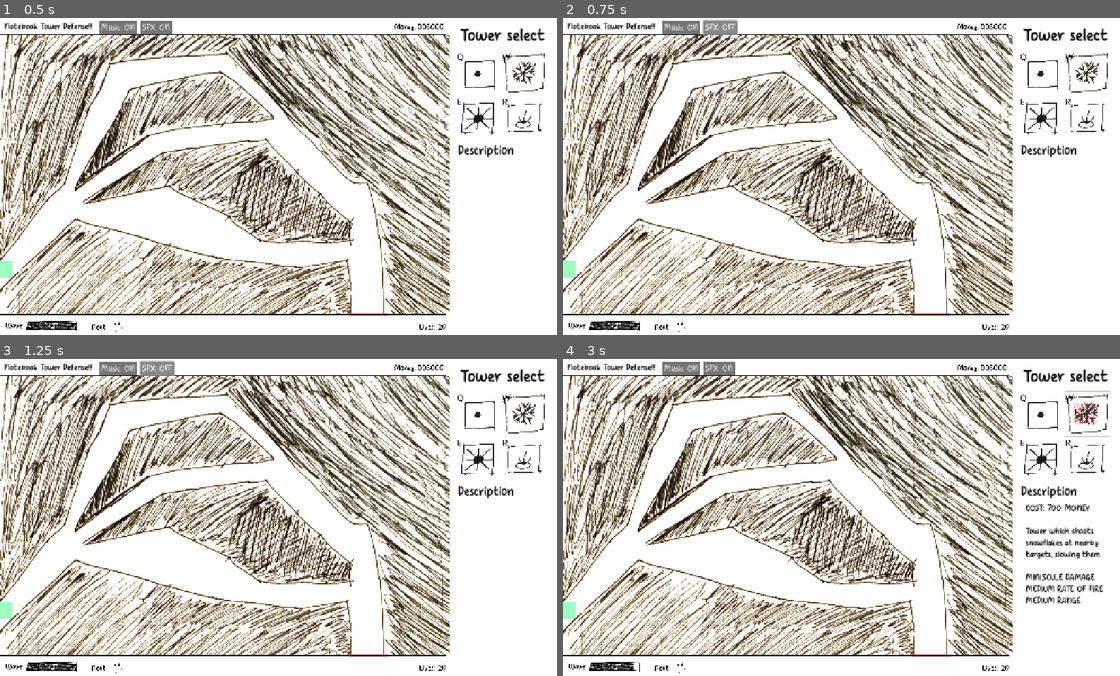
Above: before the commit, frames 1-4 (two rows, left to right).
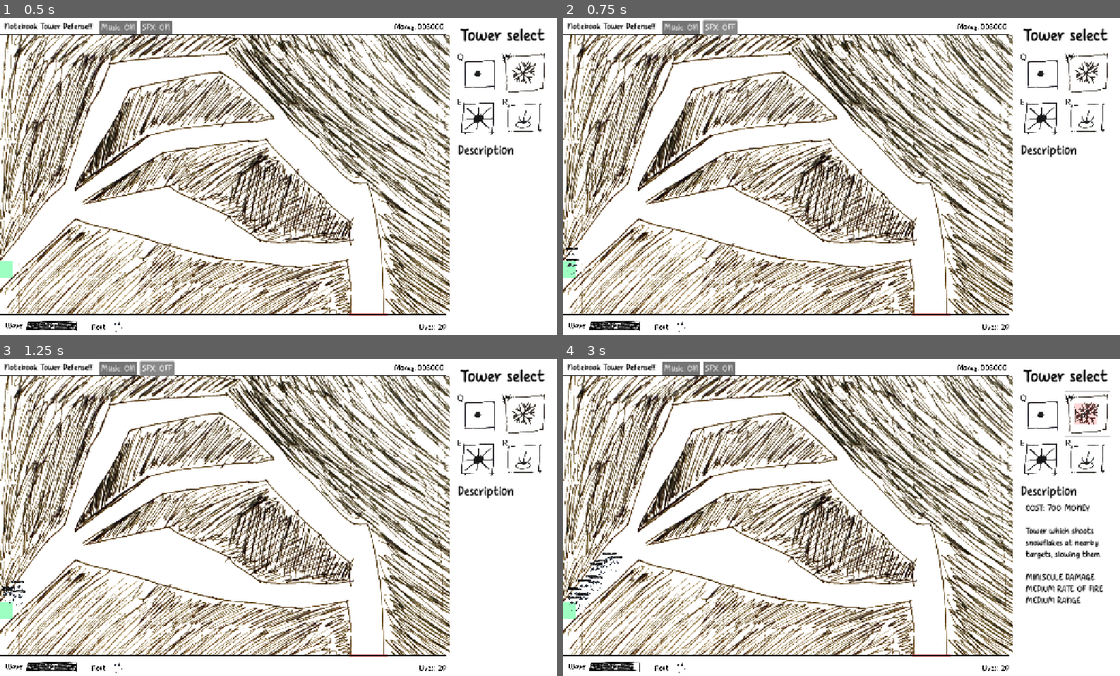
Above: after the commit, the same moments.

Repository: OzuYatamutsu/notebook-tower-defense
Game: Godot game, scene res://levels/level_splits.tscn
Same seed, same stepped clock (60 frames per second), same inputs: the game is played once before the commit and once after it. This scene is started directly instead of the project's main scene. Sound files missing from this copy of the repository are replaced by a short silence.
Inputs:
- Up to frame 1 (0.5 s): no input
- Up to frame 2 (0.75 s): click "SFX: ON" at 0.5 s
- Up to frame 3 (1.25 s): no input
- Up to frame 4 (3 s): click "SFX: OFF" at 1.25 s; click "Q" at 2 s; click "W" at 2.75 s

Frame 1 is identical in both runs. In frame 2, less than 0.1% of the frame differs, in the area x 0-3%, y 72-81%; in frame 3, 0.1%; in frame 4, 0.3%, in the area x 0-11%, y 61-80%.
Error before the commit: Assertion failed: Mobs must have a series of Path2Ds to follow under mobs node! (res://components/mobs_parent.gd:9)

Commit message:
Adjust levels_splits mob pathing

Diff:
--- a/levels/level_splits.tscn
+++ b/levels/level_splits.tscn
@@ -1,9 +1,63 @@
-[gd_scene load_steps=5 format=3 uid="uid://dhhyopnrvl8dt"]
+[gd_scene load_steps=14 format=3 uid="uid://dhhyopnrvl8dt"]
 
 [ext_resource type="Script" uid="uid://djnrcdurf7tu" path="res://levels/level_splits.gd" id="1_k8t1y"]
 [ext_resource type="PackedScene" uid="uid://dhs0soxiwf4lb" path="res://components/ui.tscn" id="2_ka6gn"]
 [ext_resource type="PackedScene" uid="uid://d4lsbppo6u3fq" path="res://components/level_viewport.tscn" id="3_s65yq"]
 [ext_resource type="Texture2D" uid="uid://y4wudm7jc41m" path="res://levels/map_splits_layout.png" id="4_k8t1y"]
+
+[sub_resource type="Curve2D" id="Curve2D_k8t1y"]
+_data = {
+"points": PackedVector2Array(0, 0, 0, 0, 180, 11400, 0, 0, 0, 0, 1620, 9940, 0, 0, 0, 0, 3080, 8460, 0, 0, 0, 0, 3320, 7320, 0, 0, 0, 0, 4160, 5320, 0, 0, 0, 0, 5340, 3340, 0, 0, 0, 0, 6620, 2480, 0, 0, 0, 0, 8860, 2260, 0, 0, 0, 0, 10240, 2160, 0, 0, 0, 0, 11360, 2980, 0, 0, 0, 0, 12800, 4580, 0, 0, 0, 0, 14300, 6580, 0, 0, 0, 0, 16500, 8600, 0, 0, 0, 0, 16720, 13460, 0, 0, 0, 0, 16720, 14020)
+}
+point_count = 15
+
+[sub_resource type="Curve2D" id="Curve2D_ka6gn"]
+_data = {
+"points": PackedVector2Array(0, 0, 0, 0, 200, 11400, 0, 0, 0, 0, 1920, 9740, 0, 0, 0, 0, 3520, 8040, 0, 0, 0, 0, 6800, 5960, 0, 0, 0, 0, 8740, 5420, 0, 0, 0, 0, 12180, 5000, 0, 0, 0, 0, 13560, 5980, 0, 0, 0, 0, 16360, 8760, 0, 0, 0, 0, 16520, 11660, 0, 0, 0, 0, 16780, 14040)
+}
+point_count = 10
+
+[sub_resource type="Curve2D" id="Curve2D_s65yq"]
+_data = {
+"points": PackedVector2Array(0, 0, 0, 0, 180, 11400, 0, 0, 0, 0, 3040, 8660, 0, 0, 0, 0, 3960, 9120, 0, 0, 0, 0, 6320, 9420, 0, 0, 0, 0, 8620, 9880, 0, 0, 0, 0, 10800, 10500, 0, 0, 0, 0, 13460, 11020, 0, 0, 0, 0, 15840, 10660, 0, 0, 0, 0, 16600, 10620, 0, 0, 0, 0, 16700, 13460, 0, 0, 0, 0, 16700, 13980)
+}
+point_count = 11
+
+[sub_resource type="Curve2D" id="Curve2D_m7u1y"]
+_data = {
+"points": PackedVector2Array(0, 0, 0, 0, 200, 11460, 0, 0, 0, 0, 3200, 8420, 0, 0, 0, 0, 3180, 7660, 0, 0, 0, 0, 3760, 5960, 0, 0, 0, 0, 4780, 4300, 0, 0, 0, 0, 5620, 2660, 0, 0, 0, 0, 8660, 2260, 0, 0, 0, 0, 10320, 2200, 0, 0, 0, 0, 12540, 4300, 0, 0, 0, 0, 13860, 6620, 0, 0, 0, 0, 16040, 8500, 0, 0, 0, 0, 16600, 10640, 0, 0, 0, 0, 16740, 13480, 0, 0, 0, 0, 16740, 13840)
+}
+point_count = 14
+
+[sub_resource type="Curve2D" id="Curve2D_skb62"]
+_data = {
+"points": PackedVector2Array(0, 0, 0, 0, 140, 11460, 0, 0, 0, 0, 3060, 8680, 0, 0, 0, 0, 4360, 7640, 0, 0, 0, 0, 6280, 6480, 0, 0, 0, 0, 7760, 5680, 0, 0, 0, 0, 12280, 5200, 0, 0, 0, 0, 13600, 5940, 0, 0, 0, 0, 14880, 7580, 0, 0, 0, 0, 16380, 9240, 0, 0, 0, 0, 16780, 13420, 0, 0, 0, 0, 16800, 14340)
+}
+point_count = 11
+
+[sub_resource type="Curve2D" id="Curve2D_3oecg"]
+_data = {
+"points": PackedVector2Array(0, 0, 0, 0, 220, 11420, 0, 0, 0, 0, 2920, 8840, 0, 0, 0, 0, 3860, 8800, 0, 0, 0, 0, 6680, 8720, 0, 0, 0, 0, 8340, 9000, 0, 0, 0, 0, 10500, 10100, 0, 0, 0, 0, 11820, 10880, 0, 0, 0, 0, 13980, 10880, 0, 0, 0, 0, 16060, 10580, 0, 0, 0, 0, 16720, 10720, 0, 0, 0, 0, 16680, 13420, 0, 0, 0, 0, 16720, 14000)
+}
+point_count = 12
+
+[sub_resource type="Curve2D" id="Curve2D_77eg8"]
+_data = {
+"points": PackedVector2Array(0, 0, 0, 0, 220, 11380, 0, 0, 0, 0, 3160, 8420, 0, 0, 0, 0, 3140, 7660, 0, 0, 0, 0, 4280, 4580, 0, 0, 0, 0, 5480, 2620, 0, 0, 0, 0, 8740, 2260, 0, 0, 0, 0, 10260, 2200, 0, 0, 0, 0, 12240, 4020, 0, 0, 0, 0, 15420, 7840, 0, 0, 0, 0, 16580, 9320, 0, 0, 0, 0, 16720, 13440, 0, 0, 0, 0, 16720, 14180)
+}
+point_count = 12
+
+[sub_resource type="Curve2D" id="Curve2D_nepru"]
+_data = {
+"points": PackedVector2Array(0, 0, 0, 0, 200, 11440, 0, 0, 0, 0, 3000, 8720, 0, 0, 0, 0, 4720, 7480, 0, 0, 0, 0, 7020, 5780, 0, 0, 0, 0, 9800, 5360, 0, 0, 0, 0, 12640, 5120, 0, 0, 0, 0, 14460, 7120, 0, 0, 0, 0, 16340, 9000, 0, 0, 0, 0, 16600, 11660, 0, 0, 0, 0, 16740, 13520, 0, 0, 0, 0, 16800, 14180)
+}
+point_count = 11
+
+[sub_resource type="Curve2D" id="Curve2D_ukocr"]
+_data = {
+"points": PackedVector2Array(0, 0, 0, 0, 180, 11480, 0, 0, 0, 0, 3160, 8600, 0, 0, 0, 0, 5400, 9220, 0, 0, 0, 0, 7020, 8980, 0, 0, 0, 0, 8320, 9780, 0, 0, 0, 0, 10180, 10080, 0, 0, 0, 0, 11980, 10680, 0, 0, 0, 0, 14220, 10740, 0, 0, 0, 0, 16400, 10660, 0, 0, 0, 0, 16780, 13360, 0, 0, 0, 0, 16800, 14160)
+}
+point_count = 11
 
 [node name="Level_Splits" type="Node"]
 script = ExtResource("1_k8t1y")
@@ -13,6 +67,33 @@
 layer = 2
 
 [node name="LevelViewport" parent="." instance=ExtResource("3_s65yq")]
+
+[node name="Path2D" type="Path2D" parent="LevelViewport/mobs" index="0"]
+curve = SubResource("Curve2D_k8t1y")
+
+[node name="Path2D2" type="Path2D" parent="LevelViewport/mobs" index="1"]
+curve = SubResource("Curve2D_ka6gn")
+
+[node name="Path2D3" type="Path2D" parent="LevelViewport/mobs" index="2"]
+curve = SubResource("Curve2D_s65yq")
+
+[node name="Path2D4" type="Path2D" parent="LevelViewport/mobs" index="3"]
+curve = SubResource("Curve2D_m7u1y")
+
+[node name="Path2D5" type="Path2D" parent="LevelViewport/mobs" index="4"]
+curve = SubResource("Curve2D_skb62")
+
+[node name="Path2D6" type="Path2D" parent="LevelViewport/mobs" index="5"]
+curve = SubResource("Curve2D_3oecg")
+
+[node name="Path2D7" type="Path2D" parent="LevelViewport/mobs" index="6"]
+curve = SubResource("Curve2D_77eg8")
+
+[node name="Path2D8" type="Path2D" parent="LevelViewport/mobs" index="7"]
+curve = SubResource("Curve2D_nepru")
+
+[node name="Path2D9" type="Path2D" parent="LevelViewport/mobs" index="8"]
+curve = SubResource("Curve2D_ukocr")
 
 [node name="CollisionPolygon2D" type="CollisionPolygon2D" parent="LevelViewport/walls" index="0"]
 polygon = PackedVector2Array(2, 547, 121, 395, 146, 373, 166, 307, 199, 210, 232, 149, 249, 100, 514, 81, 610, 172, 692 …(181 unchanged characters)…
